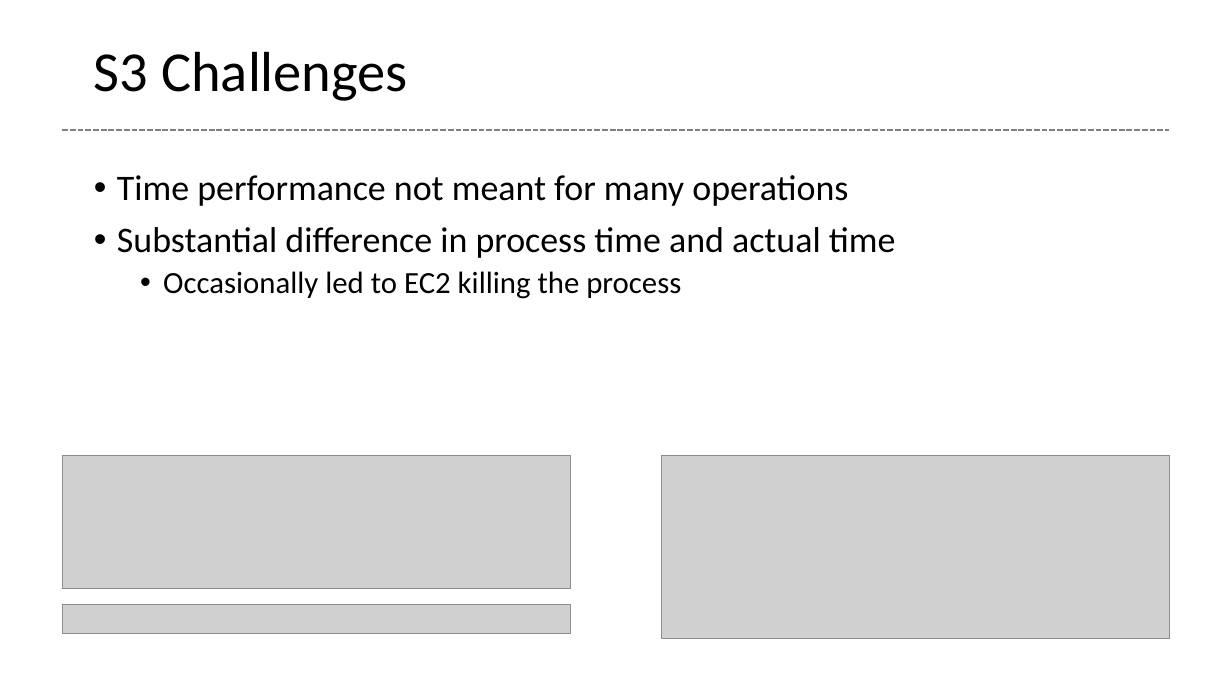
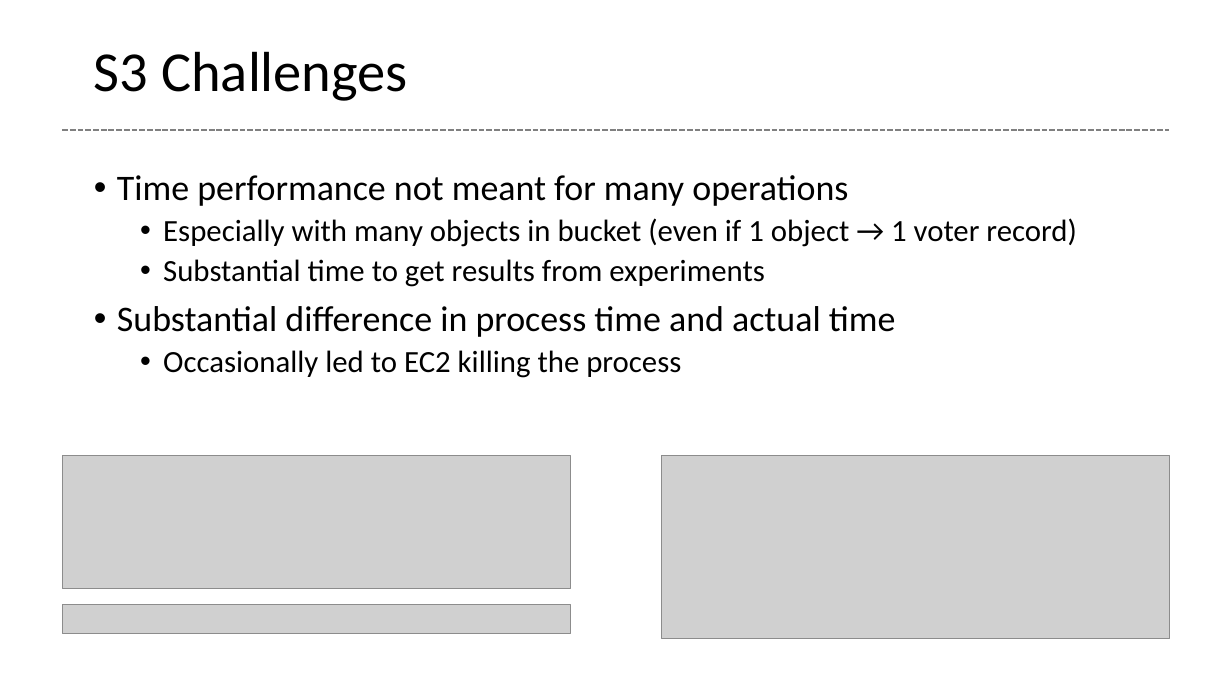
Before and after one commit to glenntu15/BuildVoterDatabase, a slide deck: slide 22 of Proj_presentation.pptx. Drawn at 1232x693 pixels with LibreOffice and Linux fonts; fonts in the diff are those of the drawing; grey boxes stand for pictures. Boxes give left, top, right and bottom in pixels: in the first picture for what was removed or moved away, otherwise in the second. Text is boxed around its words. In the diff, an @@ line names an element or a change of style, - is before the commit and + after.

```diff
--- a/Proj_presentation.pptx
+++ b/Proj_presentation.pptx
@@ text at (163,218,1076,287): paragraphs added @@
+  • Especially with many objects in bucket (even if 1 object → 1 voter record)
+  • Substantial time to get results from experiments
```
Also in this commit, not shown: 7 other slides changed.
